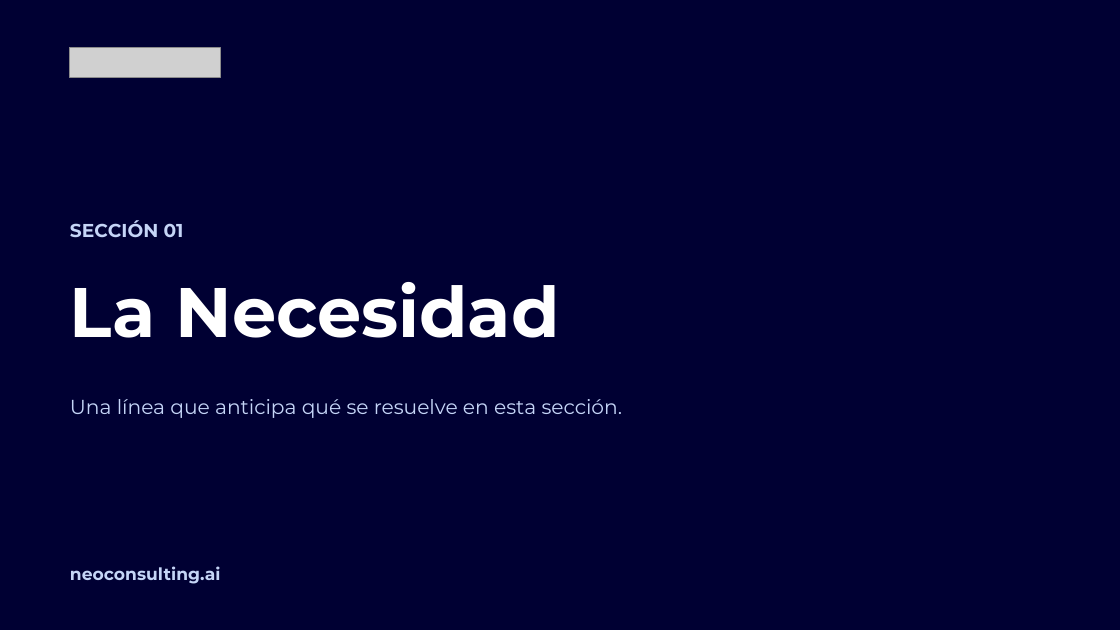
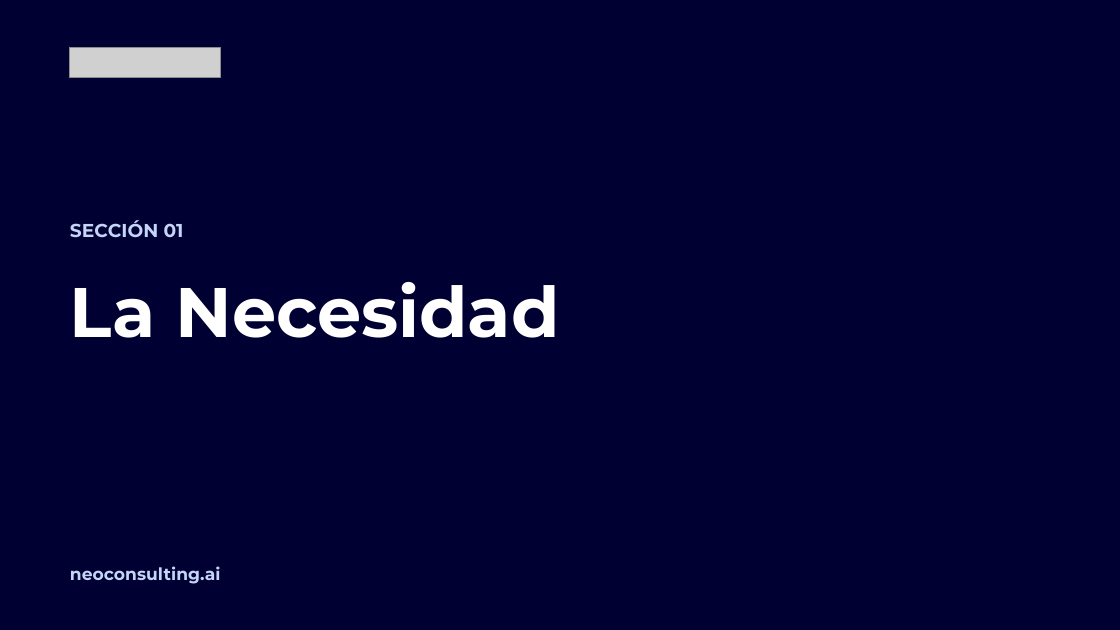
Before and after one commit to miguelchumacero/plantilla-base-deck, a slide deck: slide 4 of plantilla-base-neo-talents.pptx. Drawn at 1120x630 pixels with LibreOffice and Linux fonts; fonts in the diff are those of the drawing; grey boxes stand for pictures; background and template pictures are left out. Boxes give left, top, right and bottom in pixels: in the first picture for what was removed or moved away, otherwise in the second. Text is boxed around its words. In the diff, an @@ line names an element or a change of style, - is before the commit and + after.

```diff
--- a/plantilla-base-neo-talents.pptx
+++ b/plantilla-base-neo-talents.pptx
@@ text removed at (x1=70, y1=399, x2=622, y2=418) @@
-Una línea que anticipa qué se resuelve en esta sección.
```
Also in this commit, not shown: 5 other slides changed, 1 slide added, 1 slide removed.
